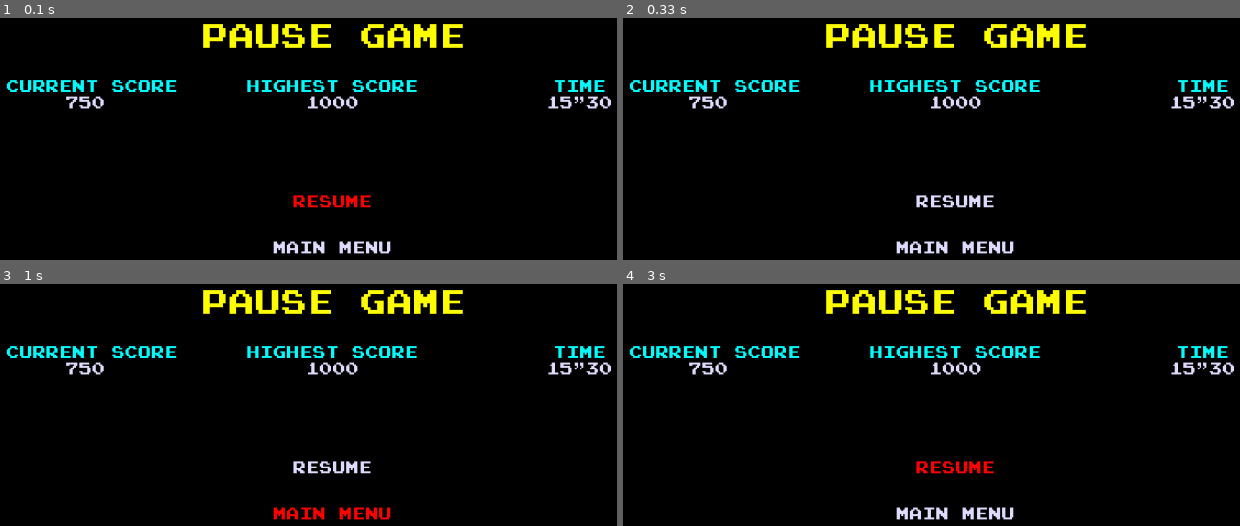
Above: before the commit, frames 1-4 (two rows, left to right).
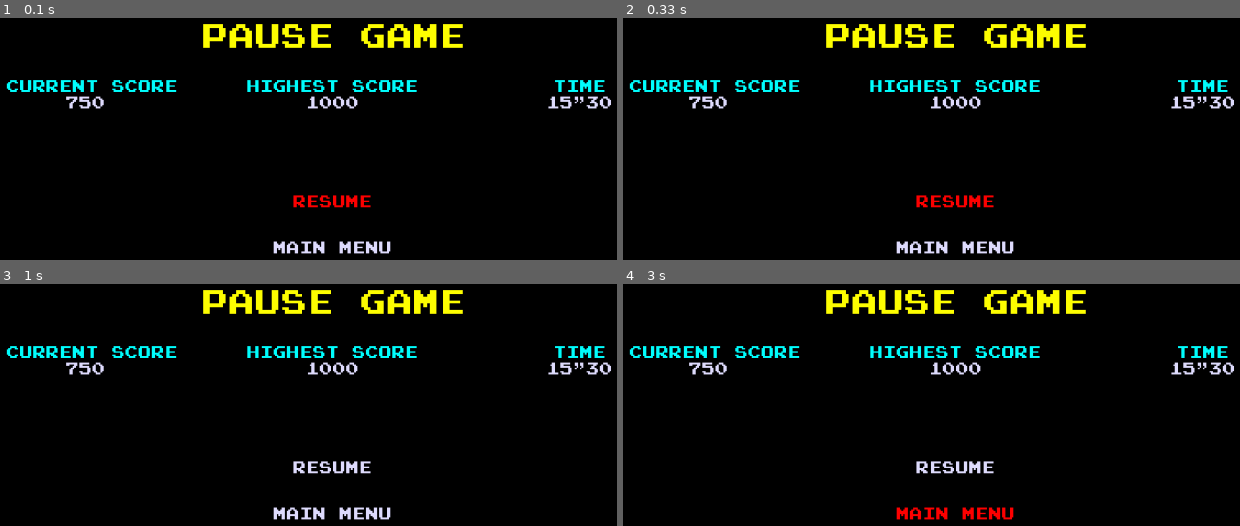
Above: after the commit, the same moments.

Repository: bqtankiet/GamePacMan_pygame
Game: pygame game, started from test/test_pause_game.py
Same seed, same stepped clock (60 frames per second), same inputs: the game is played once before the commit and once after it.
Inputs:
- Up to frame 1 (0.1 s): no input
- Up to frame 2 (0.33 s): no input
- Up to frame 3 (1 s): hold Up 0.33-0.8 s; hold Down from 0.83 s (still down)
- Up to frame 4 (3 s): release Down at 1.3 s; hold Up from 2.8 s (still down)

Frame 1 is identical in both runs. In frame 2, 0.5% of the frame differs, in the area x 47-61%, y 73-79%; in frame 3, 0.6%; in frame 4, 1.1%, in the area x 44-64%, y 73-98%.

Commit message:
Tổng hợp code các màn hình MainMenu, GamePlay, GameOver, PauseGame

Diff:
--- a/src/core/game.py
+++ b/src/core/game.py
@@ -3,8 +3,10 @@
 import pygame
 
 import src.utils.constant as const
+from src.scenes.game_over import GameOver
 from src.scenes.gameplay import GamePlay
 from src.scenes.main_menu import MainMenu
+from src.scenes.pause_game import PauseGame
 
 
 class Game:
@@ -19,7 +21,9 @@
         self.screen = pygame.display.set_mode((const.WIDTH, const.HEIGHT), pygame.FULLSCREEN)
         self.scenes = {
             "MainMenu": MainMenu(self),
-            "GamePlay": GamePlay(self)
+            "GamePlay": GamePlay(self),
+            "GameOver": GameOver(self),
+            "PauseGame": PauseGame(self),
             # other screens go here
         }
         self.current_scene = self.scenes["MainMenu"]
--- a/src/scenes/component.py
+++ b/src/scenes/component.py
@@ -63,15 +63,21 @@
         return self.__buttons[self.__index]
 
     def next(self):
-        self.__index += 1
-        if self.__index >= len(self.__buttons): self.__index = 0
+        self.__index = (self.__index + 1) % len(self.__buttons)
         return self.__buttons[self.__index]
 
     def previous(self):
-        self.__index -= 1
-        if self.__index < 0:
-            self.__index = len(self.__buttons) - 1  # Trở lại nút cuối cùng
+        self.__index = (self.__index - 1) % len(self.__buttons)
         return self.__buttons[self.__index]
 
     def reset(self):
+        # Đặt về nút ban đầu và làm mờ các nút
         self.__index = 0
+        for button in self.__buttons:
+            button.blur()
+
+    def update(self):
+        for button in self.__buttons: # Mờ tất cả các nút
+            button.blur()
+        self.current().focus() # Tập trung vào nút đang được chọn
+        self.current().update() # Cập nhật hiệu ứng nhấp nháy cho nút
--- a/src/scenes/game_over.py
+++ b/src/scenes/game_over.py
@@ -2,13 +2,15 @@
 from src.scenes.scene import Scene
 from src.utils.constant import WIDTH, HEIGHT, SCALE
 from src.utils.image_loader import ImageLoader
-from src.scenes.component import TextButton
+from src.scenes.component import TextButton, ButtonGroup
+
 
 class GameOver(Scene):
     """Màn hình Game Over"""
 
     def __init__(self, game):
         super().__init__(game)
+        # Định nghĩa các label
         self.__title = pygame.transform.scale_by(ImageLoader().text_image("Game Over", "red"), 2)
         self.__score_label = ImageLoader().text_image("Score", "cyan")
         self.__highest_score_label = ImageLoader().text_image("Highest Score", "cyan")
@@ -18,15 +20,13 @@
         self.__button_play_again = TextButton("Play Again", action=lambda: self._game.switch_scene("GamePlay"))
         self.__button_main_menu = TextButton("Main Menu", action=lambda: self._game.switch_scene("MainMenu"))
 
-        self.__buttons = [self.__button_play_again, self.__button_main_menu]
-        self.__selected_button = 0  # Chỉ số của nút hiện tại được chọn
+        # ButtonGroup để quản lý các nút
+        self.__button_group = ButtonGroup([self.__button_play_again, self.__button_main_menu])
 
         # Dữ liệu mẫu để hiển thị
         self.__score = ImageLoader().text_image("750")  # Dữ liệu thử nghiệm
         self.__highest_score = ImageLoader().text_image("1000")  # Dữ liệu thử nghiệm
         self.__time = ImageLoader().text_image("15'30")  # Dữ liệu thử nghiệm
-
-        self.render_surface()
 
     def render_surface(self):
         """Vẽ màn hình Game Over"""
@@ -62,20 +62,15 @@
     def handle_event(self, event):
         if event.type == pygame.KEYDOWN:
             if event.key == pygame.K_UP:
-                self.__selected_button = (self.__selected_button - 1) % len(self.__buttons)
+                self.__button_group.previous()
             elif event.key == pygame.K_DOWN:
-                self.__selected_button = (self.__selected_button + 1) % len(self.__buttons)
+                self.__button_group.next()
             elif event.key == pygame.K_RETURN:  # Nhấn Enter để chọn nút
-                self.__buttons[self.__selected_button].action()  # Gọi hành động của nút
+                self.__button_group.current().fire()
 
     def update(self):
-        for index, button in enumerate(self.__buttons):
-            button.blur()  # Mờ tất cả các nút
-            if index == self.__selected_button:
-                button.focus()  # Tập trung vào nút đang được chọn
-                button.update()  # Cập nhật hiệu ứng nhấp nháy cho nút
-
-        self.render_surface()
+        self.__button_group.update() # Cập nhật lại trạng thái các button
+        self.render_surface() # Cập nhật lại giao diện
 
     def reset(self):
-        self.__selected_button = 0
+        self.__button_group.reset()
--- a/src/scenes/gameplay.py
+++ b/src/scenes/gameplay.py
@@ -40,6 +40,10 @@
             self.__pacman.set_next_direction(Direction.UP)
         elif event.key == pygame.K_DOWN:
             self.__pacman.set_next_direction(Direction.DOWN)
+        elif event.key == pygame.K_ESCAPE:
+            self._game.switch_scene("PauseGame")
+        elif event.key == pygame.K_p:
+            self._game.switch_scene("GameOver")
 
     def update(self):
         self.__maze.update()
--- a/src/scenes/main_menu.py
+++ b/src/scenes/main_menu.py
@@ -16,12 +16,6 @@
         self.__button_exit = TextButton("Exit", action=lambda: self._game.exit())
         self.__button_group = ButtonGroup([self.__button_start, self.__button_exit])
 
-        self.__selected_button = self.__button_group.current()
-        self.__selected_button.focus()
-
-        self.render_surface()
-        self.buttons = [self.__button_start, self.__button_exit]
-        self.selected_button = 0  # Đặt chỉ số nút được chọn ban đầu
     #-----------------------------------------
     # Các methods override của lớp cha (Scene)
     #-----------------------------------------
@@ -43,36 +37,15 @@
     def handle_event(self, event):
         if event.type == pygame.KEYDOWN:
             if event.key == pygame.K_RETURN:
-                self.enter()
+                self.__button_group.current().fire()
             elif event.key == pygame.K_DOWN:
-                self.navigate(1)
+                self.__button_group.next()
             elif event.key == pygame.K_UP:
-                self.navigate(-1)
+                self.__button_group.previous()
 
     def update(self):
-        self.__selected_button.update()
-        self.render_surface()
+        self.__button_group.update() # Cập nhật lại trạng thái các button
+        self.render_surface() # Cập nhật lại giao diện
 
     def reset(self):
         self.__button_group.reset()
-        self.__selected_button = self.__button_group.current()
-
-    #----------------------------------------
-    # Các methods riêng của lớp MainMenu
-    #----------------------------------------
-    def navigate(self, direction):
-        # Xóa focus cũ
-        self.__selected_button.blur()
-
-        # chọn button mới
-        if direction > 0:
-            self.__button_group.next()
-        elif direction < 0:
-            self.__button_group.previous()
-        self.__selected_button = self.__button_group.current()
-
-        # Focus vào button đang chọn
-        self.__selected_button.focus()
-
-    def enter(self):
-        self.__selected_button.fire()
--- a/src/scenes/pause_game.py
+++ b/src/scenes/pause_game.py
@@ -1,6 +1,6 @@
 import pygame.transform
 
-from src.scenes.component import TextButton
+from src.scenes.component import TextButton, ButtonGroup
 from src.scenes.scene import Scene
 from src.utils.constant import WIDTH, HEIGHT, SCALE
 from src.utils.image_loader import ImageLoader
@@ -11,22 +11,24 @@
 
     def __init__(self, game):
         super().__init__(game)
+        # Định nghĩa các label
         self.__title = pygame.transform.scale_by(ImageLoader().text_image("Pause Game", "yellow"), 2)
-
         self.__score_label = ImageLoader().text_image(" Current score", "cyan")
         self.__highest_score_label = ImageLoader().text_image("Highest Score", "cyan")
         self.__time_label = ImageLoader().text_image("Time", "cyan")
 
-        self.__button_resume = TextButton("Resume", action=lambda: print("Resume clicked"))
-        self.__button_main_menu = TextButton("Main Menu", action=lambda: print("Main Menu clicked"))
+        # Định nghĩa hành động cho các button
+        self.__button_resume = TextButton("Resume", action=lambda: self._game.switch_scene("GamePlay"))
+        self.__button_main_menu = TextButton("Main Menu", action=lambda: self._game.switch_scene("MainMenu"))
 
+        # ButtonGroup để quản lý các nút
+        self.__button_group = ButtonGroup([self.__button_resume, self.__button_main_menu])
+
+        # Tạo dữ liệu mẫu để test
         self.__score = ImageLoader().text_image("750") # TODO: Dữ liệu chỉ để test
         self.__highest_score = ImageLoader().text_image("1000") # TODO: Dữ liệu chỉ để test
         self.__time = ImageLoader().text_image("15'30") # TODO: Dữ liệu chỉ để test
 
-        self.__button_resume.focus()
-
-        self.render_surface()
 
     #-----------------------------------------
     # Các methods override của lớp cha (Scene)
@@ -74,34 +76,20 @@
         self.__button_main_menu.render(self._surface)
 
     def handle_event(self, event):
-        # TODO: Xử lý khi nhấn mũi tên xuống
         if event.type == pygame.KEYDOWN:
             if event.key == pygame.K_DOWN:
-                self.__button_main_menu.focus()
-                self.__button_resume.blur()
-            # TODO: Xử lý khi nhấn mũi tên lên
+                self.__button_group.next()
             elif event.key == pygame.K_UP:
-                self.__button_resume.focus()
-                self.__button_main_menu.blur()
-            # TODO: Xử lý khi nhấn enter
+                self.__button_group.previous()
             elif event.key == pygame.K_RETURN:
-                if self.__button_resume.is_focused:
-                    print("Resume clicked")
-                    self._game.switch_scenes()
-                elif self.__button_main_menu.is_focused:
-                    print("Main Menu clicked")
-                    self._game.switch_scenes("MainScene")
+                self.__button_group.current().fire()
 
     def update(self):
-        # TODO: Xử lý cập nhật màn hình PauseGame sau mỗi frame
-        self.render_surface()  # Cập nhật nội dung hiển thị
-        # TODO: Xử lý để button đang chọn có thể nhấp nháy
-        if self.__button_resume.is_focused or self.__button_main_menu.is_focused:
-            self.__button_resume.update()
-            self.__button_main_menu.update()
+        self.__button_group.update() # Cập nhật lại trạng thái các button
+        self.render_surface() # Cập nhật lại giao diện
 
     def reset(self):
-        pass
+        self.__button_group.reset()
 
     #----------------------------------------
     # Các methods riêng của lớp
